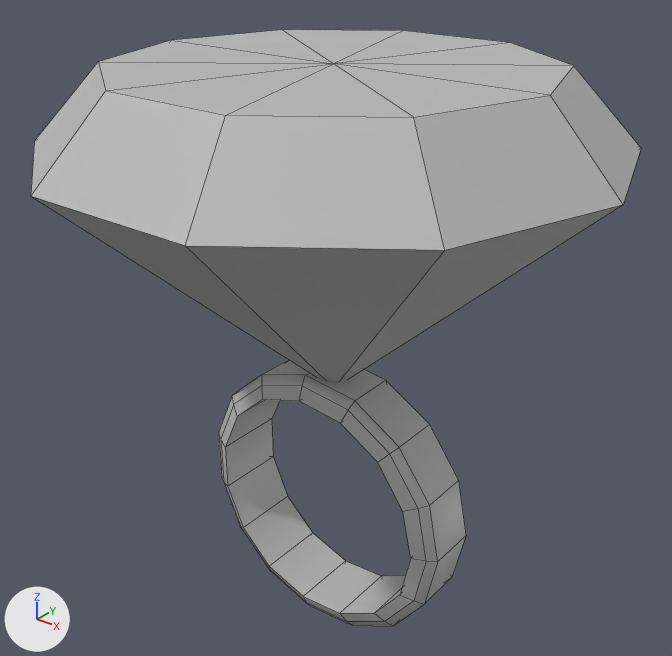
An edit to the FBX model Assets/Environment/Rings/MomRing.fbx, drawn before and after from the same camera.
The view is the same before and after, from a camera (50 mm lens) standing at (0.037, -0.046, 0.0426) and looking at (-0.0007, 0.0011, 0.0134). Arrows for +X, +Y and +Z are at lower left; the lights stay in place. Mesh edges are drawn as thin lines. Where no turn or scale is listed for an object, it has been applied to the vertices.
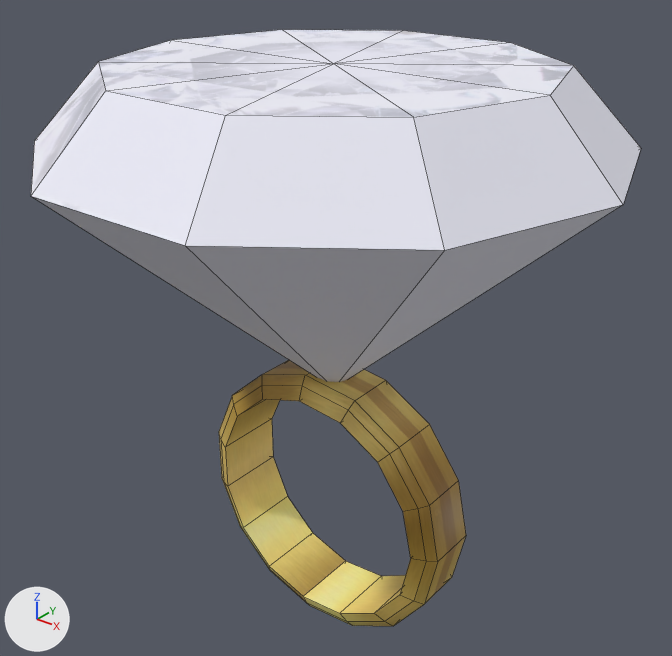
Changed parts and their boxes [x1, y1, x2, y2] in the pictures (672 x 656 px):
part 1 of me_mesh, recoloured (grey to white)
    both: [31, 30, 641, 382]
part 2 of me_mesh, recoloured (grey to yellow)
    both: [219, 360, 466, 626]

The edits, one by one:
Picture 'Rings_Diffuse.jpg' (img_rings_diffuse_jpg) is new.
Material 'Diamond' (mat_diamond) is new.
Its texture is img_rings_diffuse_jpg.
Its roughness is 0.749.
Material 'lambert2' (mat_lambert2) is new.
Its texture is img_rings_diffuse_jpg.
me_mesh has 112 vertices, 120 faces and spans x -0.0195..0.0195, y -0.0185..0.0185, z -0.0106..0.0322.
me_mesh is used by ob_polysurface1; location (0.0, 0.0, 0.0).
me_mesh part 1: all 30 faces centred in x -0.0155..0.0155, y -0.0163..0.0163, z 0.0211..0.0322 switch from mat_lambert1 (grey #bcbcbc) to mat_diamond (picture img_rings_diffuse_jpg).
me_mesh part 2: all 90 faces centred in x -0.0105..0.0102, y -0.0025..0.0025, z -0.0104..0.0104 switch from mat_lambert1 (grey #bcbcbc) to mat_lambert2 (picture img_rings_diffuse_jpg).
